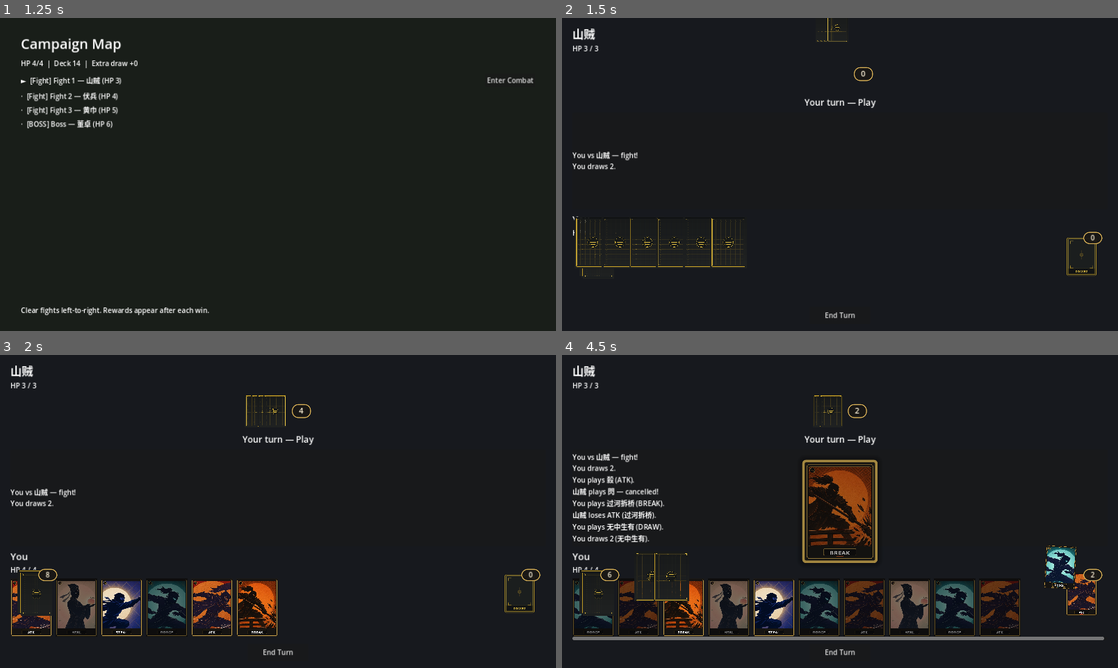
Above: before the commit, frames 1-4 (two rows, left to right).
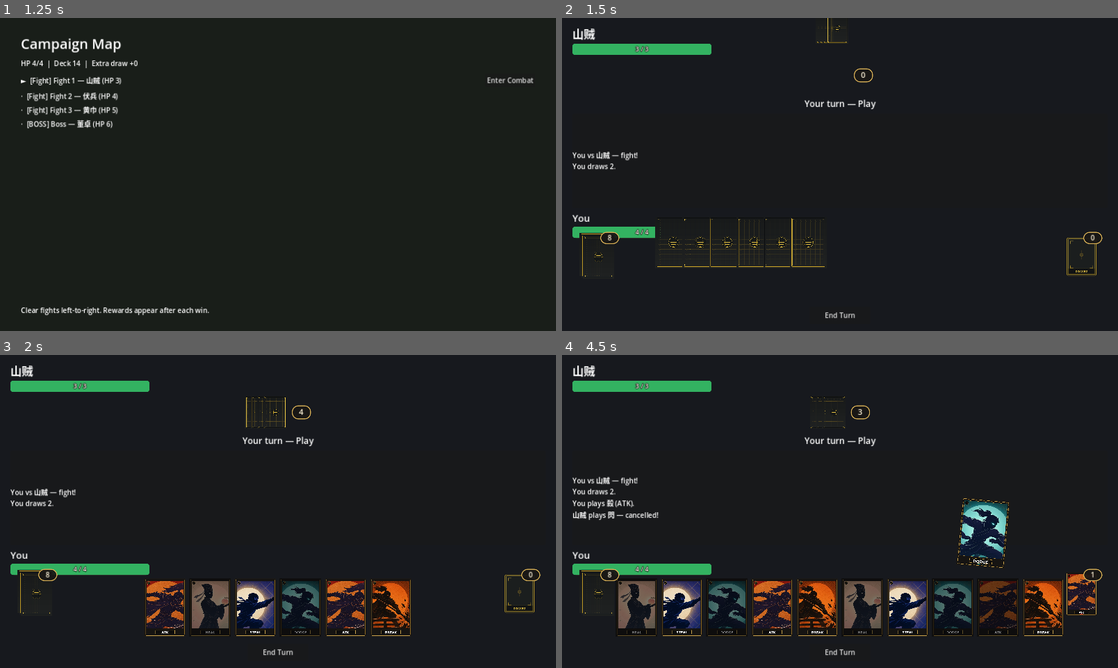
Above: after the commit, the same moments.

Repository: Eastern420/Threekingdomkillroguelike
Game: Godot game, scene res://scenes/main_menu.tscn
Same seed, same stepped clock (60 frames per second), same inputs: the game is played once before the commit and once after it.
Inputs (mouse positions are in pixels of both pictures, inside the frame that each line leads up to):
- Up to frame 1 (1.25 s): click "Start Run" at 0.5 s
- Up to frame 2 (1.5 s): click "Enter Combat" at 1.25 s
- Up to frame 3 (2 s): no input
- Up to frame 4 (4.5 s): click (595, 608) at 2.02 s; click (639, 608) at 2.77 s; click (728, 608) at 3.52 s; click (684, 608) at 4.27 s

Frame 1 is identical in both runs. In frame 2, 2.5% of the frame differs, in the area x 1-57%, y 0-80%; in frame 3, 7.9%; in frame 4, 16%, in the area x 1-98%, y 8-92%.
Error before the commit: Attempted to free a locked object (calling or emitting). (res://scripts/combat_view.gd:808)
Error after the commit: Attempted to free a locked object (calling or emitting). (res://scripts/combat_view.gd:881)

Commit message:
Fly played cards in from the hand and show HP bars.
Center reveals travel from the playing side before the gold-frame hold. Both fighters use health bars, the dodge choice shows the dodge card, and taking the hit uses a -HP graphic.

Co-authored-by: Eastern420 <Eastern420@users.noreply.github.com>

Diff:
--- a/scenes/combat.tscn
+++ b/scenes/combat.tscn
@@ -1,9 +1,9 @@
-[gd_scene load_steps=10 format=3 uid="uid://bqcombat001"]
+[gd_scene load_steps=13 format=3 uid="uid://bqcombat001"]
 
 [ext_resource type="Script" path="res://scripts/combat_view.gd" id="1"]
 [ext_resource type="Texture2D" path="res://assets/ui/choice_panel_bg.png" id="2"]
-[ext_resource type="Texture2D" path="res://assets/ui/choice_dodge.png" id="3"]
-[ext_resource type="Texture2D" path="res://assets/ui/choice_take_hit.png" id="4"]
+[ext_resource type="Texture2D" path="res://assets/cards/dodge.png" id="3"]
+[ext_resource type="Texture2D" path="res://assets/ui/choice_lose_hp.png" id="4"]
 [ext_resource type="Texture2D" path="res://assets/ui/pile_draw_marker.png" id="5"]
 [ext_resource type="Texture2D" path="res://assets/ui/pile_discard_marker.png" id="6"]
 
@@ -49,6 +49,41 @@
 corner_radius_bottom_right = 10
 corner_radius_bottom_left = 10
 
+[sub_resource type="StyleBoxFlat" id="StyleBoxFlat_hp_bg"]
+content_margin_left = 3.0
+content_margin_top = 3.0
+content_margin_right = 3.0
+content_margin_bottom = 3.0
+bg_color = Color(0.1, 0.09, 0.08, 1)
+border_width_left = 2
+border_width_top = 2
+border_width_right = 2
+border_width_bottom = 2
+border_color = Color(0.78, 0.64, 0.32, 1)
+corner_radius_top_left = 8
+corner_radius_top_right = 8
+corner_radius_bottom_right = 8
+corner_radius_bottom_left = 8
+
+[sub_resource type="StyleBoxFlat" id="StyleBoxFlat_hp_fill"]
+bg_color = Color(0.2, 0.7, 0.38, 1)
+corner_radius_top_left = 6
+corner_radius_top_right = 6
+corner_radius_bottom_right = 6
+corner_radius_bottom_left = 6
+
+[sub_resource type="StyleBoxFlat" id="StyleBoxFlat_dodge_tray"]
+bg_color = Color(0.07, 0.1, 0.12, 0.96)
+border_width_left = 2
+border_width_top = 2
+border_width_right = 2
+border_width_bottom = 2
+border_color = Color(0.78, 0.64, 0.32, 1)
+corner_radius_top_left = 12
+corner_radius_top_right = 12
+corner_radius_bottom_right = 12
+corner_radius_bottom_left = 12
+
 [node name="Combat" type="Control"]
 layout_mode = 3
 anchors_preset = 15
@@ -89,9 +124,41 @@
 theme_override_font_sizes/font_size = 26
 text = "Enemy"
 
-[node name="EnemyHP" type="Label" parent="Root/EnemyPanel"]
-layout_mode = 2
-text = "HP"
+[node name="EnemyHPWrap" type="Control" parent="Root/EnemyPanel"]
+custom_minimum_size = Vector2(320, 26)
+layout_mode = 2
+size_flags_horizontal = 0
+mouse_filter = 2
+
+[node name="EnemyHPBar" type="ProgressBar" parent="Root/EnemyPanel/EnemyHPWrap"]
+layout_mode = 1
+anchors_preset = 15
+anchor_right = 1.0
+anchor_bottom = 1.0
+grow_horizontal = 2
+grow_vertical = 2
+mouse_filter = 2
+theme_override_styles/background = SubResource("StyleBoxFlat_hp_bg")
+theme_override_styles/fill = SubResource("StyleBoxFlat_hp_fill")
+max_value = 4.0
+value = 4.0
+show_percentage = false
+
+[node name="EnemyHP" type="Label" parent="Root/EnemyPanel/EnemyHPWrap"]
+layout_mode = 1
+anchors_preset = 15
+anchor_right = 1.0
+anchor_bottom = 1.0
+grow_horizontal = 2
+grow_vertical = 2
+mouse_filter = 2
+theme_override_colors/font_color = Color(0.98, 0.96, 0.92, 1)
+theme_override_colors/font_outline_color = Color(0.05, 0.04, 0.03, 0.92)
+theme_override_constants/outline_size = 4
+theme_override_font_sizes/font_size = 14
+text = "4 / 4"
+horizontal_alignment = 1
+vertical_alignment = 1
 
 [node name="EnemyRow" type="HBoxContainer" parent="Root/EnemyPanel"]
 layout_mode = 2
@@ -160,9 +227,41 @@
 theme_override_font_sizes/font_size = 22
 text = "You"
 
-[node name="PlayerHP" type="Label" parent="Root/PlayerPanel"]
-layout_mode = 2
-text = "HP"
+[node name="PlayerHPWrap" type="Control" parent="Root/PlayerPanel"]
+custom_minimum_size = Vector2(320, 26)
+layout_mode = 2
+size_flags_horizontal = 0
+mouse_filter = 2
+
+[node name="PlayerHPBar" type="ProgressBar" parent="Root/PlayerPanel/PlayerHPWrap"]
+layout_mode = 1
+anchors_preset = 15
+anchor_right = 1.0
+anchor_bottom = 1.0
+grow_horizontal = 2
+grow_vertical = 2
+mouse_filter = 2
+theme_override_styles/background = SubResource("StyleBoxFlat_hp_bg")
+theme_override_styles/fill = SubResource("StyleBoxFlat_hp_fill")
+max_value = 4.0
+value = 4.0
+show_percentage = false
+
+[node name="PlayerHP" type="Label" parent="Root/PlayerPanel/PlayerHPWrap"]
+layout_mode = 1
+anchors_preset = 15
+anchor_right = 1.0
+anchor_bottom = 1.0
+grow_horizontal = 2
+grow_vertical = 2
+mouse_filter = 2
+theme_override_colors/font_color = Color(0.98, 0.96, 0.92, 1)
+theme_override_colors/font_outline_color = Color(0.05, 0.04, 0.03, 0.92)
+theme_override_constants/outline_size = 4
+theme_override_font_sizes/font_size = 14
+text = "4 / 4"
+horizontal_alignment = 1
+vertical_alignment = 1
 
 [node name="HandRow" type="HBoxContainer" parent="Root"]
 layout_mode = 2
@@ -181,6 +280,7 @@
 layout_mode = 2
 size_flags_horizontal = 3
 theme_override_constants/separation = 8
+alignment = 1
 
 [node name="Actions" type="HBoxContainer" parent="Root"]
 layout_mode = 2
@@ -311,7 +411,7 @@
 mouse_filter = 2
 
 [node name="PlayReveal" type="Control" parent="."]
-z_index = 20
+z_index = 40
 layout_mode = 1
 anchors_preset = 15
 anchor_right = 1.0
@@ -420,8 +520,28 @@
 anchor_bottom = 1.0
 grow_horizontal = 2
 grow_vertical = 2
-texture_normal = ExtResource("3")
 ignore_texture_size = true
+stretch_mode = 5
+
+[node name="DodgeTray" type="Panel" parent="ResponseOverlay/ChoicePanel/ChoiceRow/DodgeHost/DodgeButton"]
+layout_mode = 1
+anchors_preset = 15
+anchor_right = 1.0
+anchor_bottom = 1.0
+grow_horizontal = 2
+grow_vertical = 2
+mouse_filter = 2
+theme_override_styles/panel = SubResource("StyleBoxFlat_dodge_tray")
+
+[node name="DodgeCard" type="TextureRect" parent="ResponseOverlay/ChoicePanel/ChoiceRow/DodgeHost/DodgeButton"]
+layout_mode = 0
+offset_left = 117.0
+offset_top = 8.0
+offset_right = 243.0
+offset_bottom = 184.0
+mouse_filter = 2
+texture = ExtResource("3")
+expand_mode = 1
 stretch_mode = 5
 
 [node name="HitHost" type="Control" parent="ResponseOverlay/ChoicePanel/ChoiceRow"]
@@ -449,3 +569,4 @@
 texture_normal = ExtResource("4")
 ignore_texture_size = true
 stretch_mode = 5
+tooltip_text = "Take the hit (−HP)"
--- a/scripts/combat_view.gd
+++ b/scripts/combat_view.gd
@@ -1,16 +1,17 @@
 extends Control
 
 ## Combat UI. Player hand shows card faces; opponent hand is backs + a count.
-## Played cards briefly face-up in the center, then fly into the discard pile.
-## Textures: res://assets/ui/ (see COMBAT_UI_SPEC.md).
+## A played card flies from that side's hand into the center, holds, then goes to the discard.
+## Textures: res://assets/ui/ (see COMBAT_UI_SPEC.md). HP is shown on bars.
 
 const HAND_CARD_SIZE := Vector2(96, 134)
 const REVEAL_SIZE_MULT := 1.7
 const FRAME_BORDER := 6.0
-const REVEAL_IN_SEC := 0.15
 const REVEAL_HOLD_SEC := 0.8
 const REVEAL_OUT_SEC := 0.2
-const REVEAL_START_SCALE := 0.92
+## Flight from the playing hand into the gold center frame. Hold/fade run after arrival.
+const ORIGIN_FLY_SEC := 0.36
+const ORIGIN_ARC := 64.0
 const LABEL_H := 22.0
 const LABEL_GAP := 8.0
 const DRAW_PILE_SIZE := Vector2(72, 100)
@@ -26,11 +27,13 @@
 const UI_BACK := "res://assets/ui/card_back.png"
 
 @onready var enemy_name_lbl: Label = $Root/EnemyPanel/EnemyName
-@onready var enemy_hp_lbl: Label = $Root/EnemyPanel/EnemyHP
+@onready var enemy_hp_bar: ProgressBar = $Root/EnemyPanel/EnemyHPWrap/EnemyHPBar
+@onready var enemy_hp_lbl: Label = $Root/EnemyPanel/EnemyHPWrap/EnemyHP
 @onready var enemy_backs: HBoxContainer = $Root/EnemyPanel/EnemyRow/EnemyHand/Backs
 @onready var enemy_count_lbl: Label = $Root/EnemyPanel/EnemyRow/EnemyHand/CountBadge/CountLabel
 @onready var player_name_lbl: Label = $Root/PlayerPanel/PlayerName
-@onready var player_hp_lbl: Label = $Root/PlayerPanel/PlayerHP
+@onready var player_hp_bar: ProgressBar = $Root/PlayerPanel/PlayerHPWrap/PlayerHPBar
+@onready var player_hp_lbl: Label = $Root/PlayerPanel/PlayerHPWrap/PlayerHP
 @onready var phase_lbl: Label = $Root/PhaseLabel
 @onready var log_lbl: Label = $Root/LogPanel/LogText
 @onready var hand_area: ScrollContainer = $Root/HandRow/HandArea
@@ -42,6 +45,7 @@
 @onready var dodge_host: Control = $ResponseOverlay/ChoicePanel/ChoiceRow/DodgeHost
 @onready var dodge_rim: Panel = $ResponseOverlay/ChoicePanel/ChoiceRow/DodgeHost/DodgeRim
 @onready var dodge_btn: TextureButton = $ResponseOverlay/ChoicePanel/ChoiceRow/DodgeHost/DodgeButton
+@onready var dodge_card: TextureRect = $ResponseOverlay/ChoicePanel/ChoiceRow/DodgeHost/DodgeButton/DodgeCard
 @onready var hit_host: Control = $ResponseOverlay/ChoicePanel/ChoiceRow/HitHost
 @onready var hit_rim: Panel = $ResponseOverlay/ChoicePanel/ChoiceRow/HitHost/HitRim
 @onready var hit_btn: TextureButton = $ResponseOverlay/ChoicePanel/ChoiceRow/HitHost/HitButton
@@ -152,11 +156,11 @@
 	if ctrl == null:
 		return
 	enemy_name_lbl.text = ctrl.enemy.display_name
-	enemy_hp_lbl.text = "HP %d / %d" % [ctrl.enemy.hp, ctrl.enemy.max_hp]
+	_sync_hp(enemy_hp_bar, enemy_hp_lbl, ctrl.enemy.hp, ctrl.enemy.max_hp)
 	_align_tracking(false)
 	_sync_enemy_hand()
 	player_name_lbl.text = ctrl.player.display_name
-	player_hp_lbl.text = "HP %d / %d" % [ctrl.player.hp, ctrl.player.max_hp]
+	_sync_hp(player_hp_bar, player_hp_lbl, ctrl.player.hp, ctrl.player.max_hp)
 	_align_tracking(true)
 	_sync_piles()
 	_sync_response_choice()
@@ -274,6 +278,8 @@
 func _bind_choice_buttons() -> void:
 	dodge_host.pivot_offset = CHOICE_BTN * 0.5
 	hit_host.pivot_offset = CHOICE_BTN * 0.5
+	dodge_btn.tooltip_text = "Play DODGE"
+	dodge_card.mouse_filter = Control.MOUSE_FILTER_IGNORE
 	dodge_btn.mouse_entered.connect(func() -> void: _set_choice_pointer(true, true))
 	dodge_btn.mouse_exited.connect(func() -> void: _set_choice_pointer(true, false))
 	dodge_btn.focus_entered.connect(func() -> void: _set_choice_focus(true, true))
@@ -407,6 +413,8 @@
 	_center_reveal()
 
 func _center_reveal() -> void:
+	if _reveal_playing:
+		return
 	if reveal_group == null or reveal_layer == null:
 		return
 	var frame_size := reveal_group.size
@@ -414,13 +422,34 @@
 		return
 	reveal_group.pivot_offset = frame_size * 0.5
 	reveal_group.position = (reveal_layer.size - frame_size) * 0.5
+
+func _sync_hp(bar: ProgressBar, lbl: Label, hp: int, max_hp: int) -> void:
+	var cap := maxi(max_hp, 1)
+	var shown := clampi(hp, 0, cap)
+	bar.max_value = cap
+	bar.value = shown
+	lbl.text = "%d / %d" % [shown, max_hp]
+	var fill := StyleBoxFlat.new()
+	var ratio := float(shown) / float(cap)
+	fill.bg_color = Color(0.77, 0.16, 0.22) if ratio <= 0.34 else Color(0.2, 0.7, 0.38)
+	fill.corner_radius_top_left = 6
+	fill.corner_radius_top_right = 6
+	fill.corner_radius_bottom_right = 6
+	fill.corner_radius_bottom_left = 6
+	bar.add_theme_stylebox_override("fill", fill)
 
 func _on_card_played(card: CardData, by_player: bool) -> void:
 	_reveal_serial += 1
 	var token := _reveal_serial
 	_hold_next_discard = true
 	_hold_discard_token = token
-	_reveal_queue.append({"card": card, "by_player": by_player, "token": token})
+	var origin := _peek_lost_card_origin(by_player)
+	_reveal_queue.append({
+		"card": card,
+		"by_player": by_player,
+		"token": token,
+		"origin": origin,
+	})
 	if not _reveal_playing:
 		_play_next_reveal()
 
@@ -439,20 +468,49 @@
 	_reveal_token = int(item["token"])
 	reveal_label.visible = not by_player
 	reveal_art.texture = card.get_art()
-	_center_reveal()
+	var frame_size := reveal_group.size
+	reveal_group.pivot_offset = frame_size * 0.5
+	var end_pos := (reveal_layer.size - frame_size) * 0.5
+	var origin: Vector2 = item.get("origin", Vector2.ZERO)
+	var start_pos := end_pos
+	if origin != Vector2.ZERO:
+		start_pos = _reveal_pos_for_center(origin)
+	var start_scale := HAND_CARD_SIZE.x / frame_size.x if frame_size.x > 1.0 else 0.55
+	reveal_group.position = start_pos
+	reveal_group.scale = Vector2(start_scale, start_scale)
+	reveal_group.modulate = Color(1, 1, 1, 0)
 	reveal_group.visible = true
-	reveal_group.modulate = Color(1, 1, 1, 0)
-	reveal_group.scale = Vector2(REVEAL_START_SCALE, REVEAL_START_SCALE)
+	var start_c := start_pos + frame_size * 0.5
+	var end_c := end_pos + frame_size * 0.5
+	var side := ORIGIN_ARC if by_player else -ORIGIN_ARC
+	var control := (start_c + end_c) * 0.5 + Vector2(side, 0)
 	if _reveal_tween != null and _reveal_tween.is_valid():
 		_reveal_tween.kill()
 	_reveal_tween = create_tween()
-	_reveal_tween.tween_property(reveal_group, "modulate:a", 1.0, REVEAL_IN_SEC)
-	_reveal_tween.parallel().tween_property(reveal_group, "scale", Vector2.ONE, REVEAL_IN_SEC) \
-		.set_trans(Tween.TRANS_QUAD).set_ease(Tween.EASE_OUT)
-	_reveal_tween.tween_interval(REVEAL_HOLD_SEC)
+	_reveal_tween.set_parallel(true)
+	_reveal_tween.tween_method(
+		_reveal_arc_step.bind(start_c, control, end_c, frame_size),
+		0.0, 1.0, ORIGIN_FLY_SEC
+	).set_trans(Tween.TRANS_CUBIC).set_ease(Tween.EASE_IN_OUT)
+	_reveal_tween.tween_property(reveal_group, "scale", Vector2.ONE, ORIGIN_FLY_SEC) \
+		.set_trans(Tween.TRANS_CUBIC).set_ease(Tween.EASE_IN_OUT)
+	_reveal_tween.tween_property(reveal_group, "modulate:a", 1.0, 0.1)
+	_reveal_tween.chain().tween_interval(REVEAL_HOLD_SEC)
 	_reveal_tween.tween_callback(_on_reveal_hold_ended)
 	_reveal_tween.tween_property(reveal_group, "modulate:a", 0.0, REVEAL_OUT_SEC)
 	_reveal_tween.tween_callback(_on_reveal_finished)
+
+func _reveal_arc_step(t: float, start: Vector2, control: Vector2, end: Vector2, frame_size: Vector2) -> void:
+	if not is_instance_valid(reveal_group):
+		return
+	var p := _quad(start, control, end, t)
+	reveal_group.position = p - frame_size * 0.5
+
+func _reveal_pos_for_center(global_center: Vector2) -> Vector2:
+	var local_center := global_center
+	if reveal_layer != null:
+		local_center = reveal_layer.get_global_transform().affine_inverse() * global_center
+	return local_center - reveal_group.size * 0.5
 
 func _on_reveal_hold_ended() -> void:
 	_flush_discard_flights(_reveal_token)
@@ -625,24 +683,39 @@
 		"from_scale": Vector2.ONE,
 		"to_scale": to_scale,
 		"trans": Tween.TRANS_CUBIC,
-		"z": 25,
+		"z": 50,
 		"on_done": _show_discard_landed.bind(card),
 	})
 
+func _peek_lost_card_origin(by_player: bool) -> Vector2:
+	return _origin_at_lost_index(by_player, _lost_card_index(by_player))
+
 func _take_lost_card_origin(by_player: bool) -> Vector2:
+	var idx := _lost_card_index(by_player)
+	var origin := _origin_at_lost_index(by_player, idx)
+	if idx >= 0:
+		_drop_tracked_index(by_player, idx)
+	return origin
+
+func _lost_card_index(by_player: bool) -> int:
 	var order: Array[CardData] = _player_order if by_player else _enemy_order
+	var now: Array = ctrl.player.hand if by_player else ctrl.enemy.hand
+	return _first_removed_index(order, now)
+
+func _origin_at_lost_index(by_player: bool, idx: int) -> Vector2:
 	var nodes: Array[Control] = _player_nodes if by_player else _enemy_nodes
-	var now: Array = ctrl.player.hand if by_player else ctrl.enemy.hand
 	var box: Control = hand_box if by_player else enemy_backs
-	var idx := _first_removed_index(order, now)
-	var origin := _center_of(box)
 	if idx >= 0 and idx < nodes.size() and is_instance_valid(nodes[idx]):
 		var slot_center := _center_of(nodes[idx])
 		if slot_center != Vector2.ZERO:
-			origin = slot_center
-	if idx >= 0:
-		_drop_tracked_index(by_player, idx)
-	return origin
+			return slot_center
+	var area := _center_of(box)
+	if area != Vector2.ZERO:
+		return area
+	var rect := get_global_rect()
+	if by_player:
+		return rect.position + Vector2(size.x * 0.5, size.y - 90.0)
+	return rect.position + Vector2(size.x * 0.5, 72.0)
 
 func _first_removed_index(old: Array, now: Array) -> int:
 	if old.size() != now.size() + 1:
Binary file added: assets/ui/choice_lose_hp.png
Not shown, added: assets/ui/choice_lose_hp.png.import
